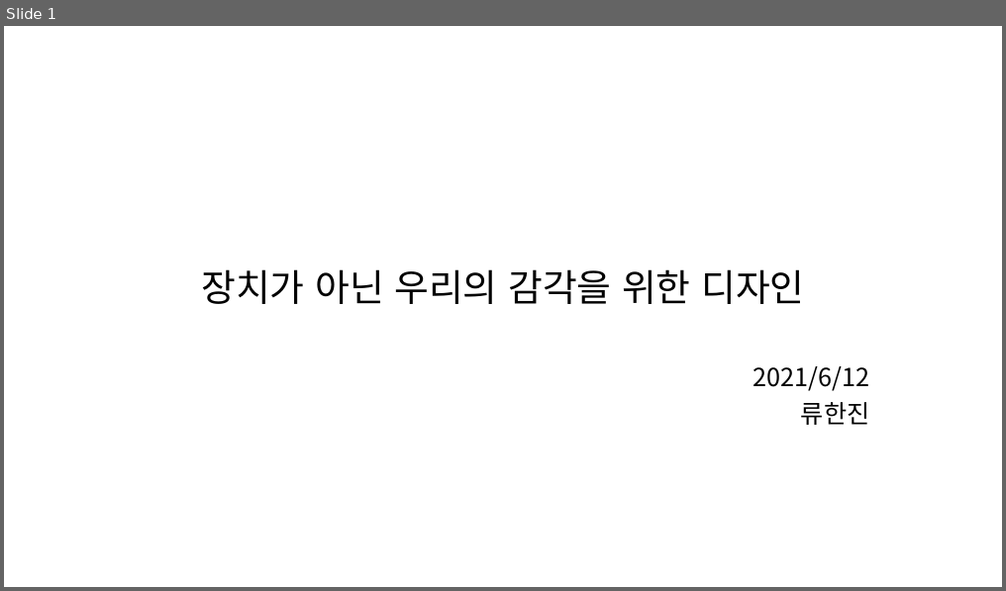
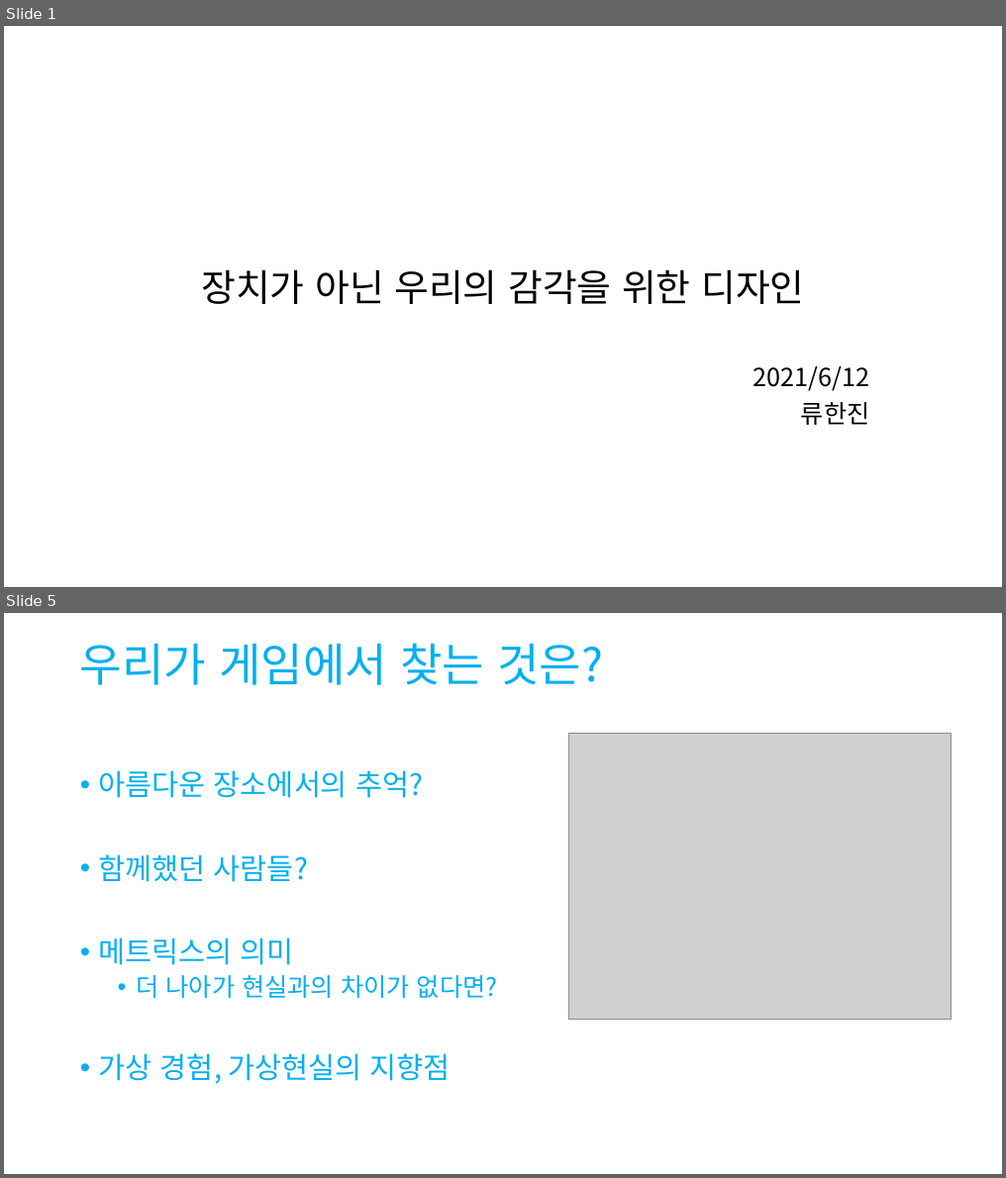
Before and after one commit to Niiok/inha_2021, a slide deck: Saturday/June12.pptm. Shown one above the other, each under a label of ours: slide 1 before the commit, slides 1 and 5 after it; the slides between them are not shown. The pictures are 1006x591 and 1006x1178 pixels, drawn with LibreOffice and Linux fonts; fonts in the diff are those of the drawing; grey boxes stand for pictures. Boxes give left, top, right and bottom in pixels: in the first picture for what was removed or moved away, otherwise in the second. Text is boxed around its words. In the diff, an @@ line names an element or a change of style, - is before the commit and + after.

```diff
--- a/Saturday/June12.pptm
+++ b/Saturday/June12.pptm
@@ slide 5 added at box(4, 613, 1002, 1174), background #FFFFFF @@
@@ title added at box(80, 643, 603, 685), 44 pt, text #00B0F0 @@
+우리가 게임에서 찾는 것은?
@@ picture added at box(569, 733, 951, 1020) @@
@@ text added at box(99, 770, 497, 1084), 28 pt, text #00B0F0 @@
+• 아름다운 장소에서의 추억?
+• 함께했던 사람들?
+• 메트릭스의 의미
+  • 더 나아가 현실과의 차이가 없다면?
+• 가상 경험, 가상현실의 지향점
```
Also in this commit, not shown: 3 slides changed, 19 other slides added, 1 slide removed, 1 other file.
